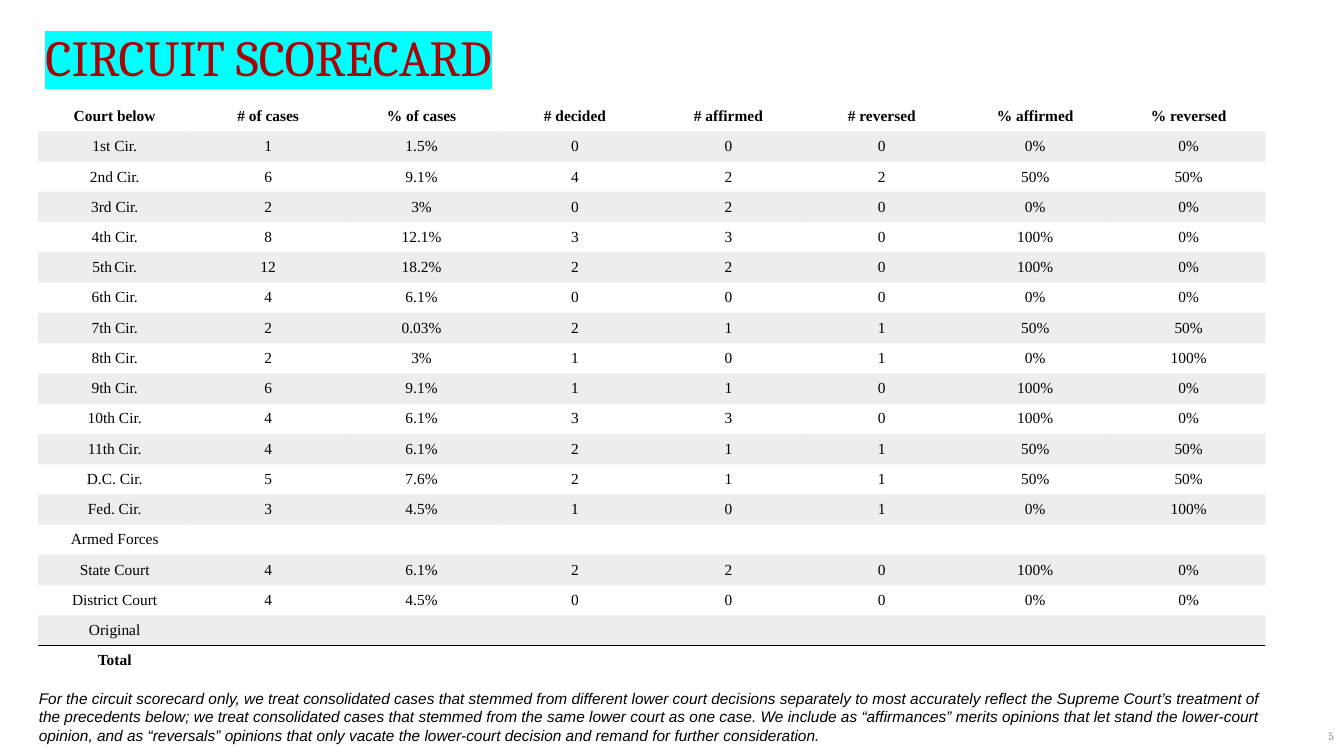
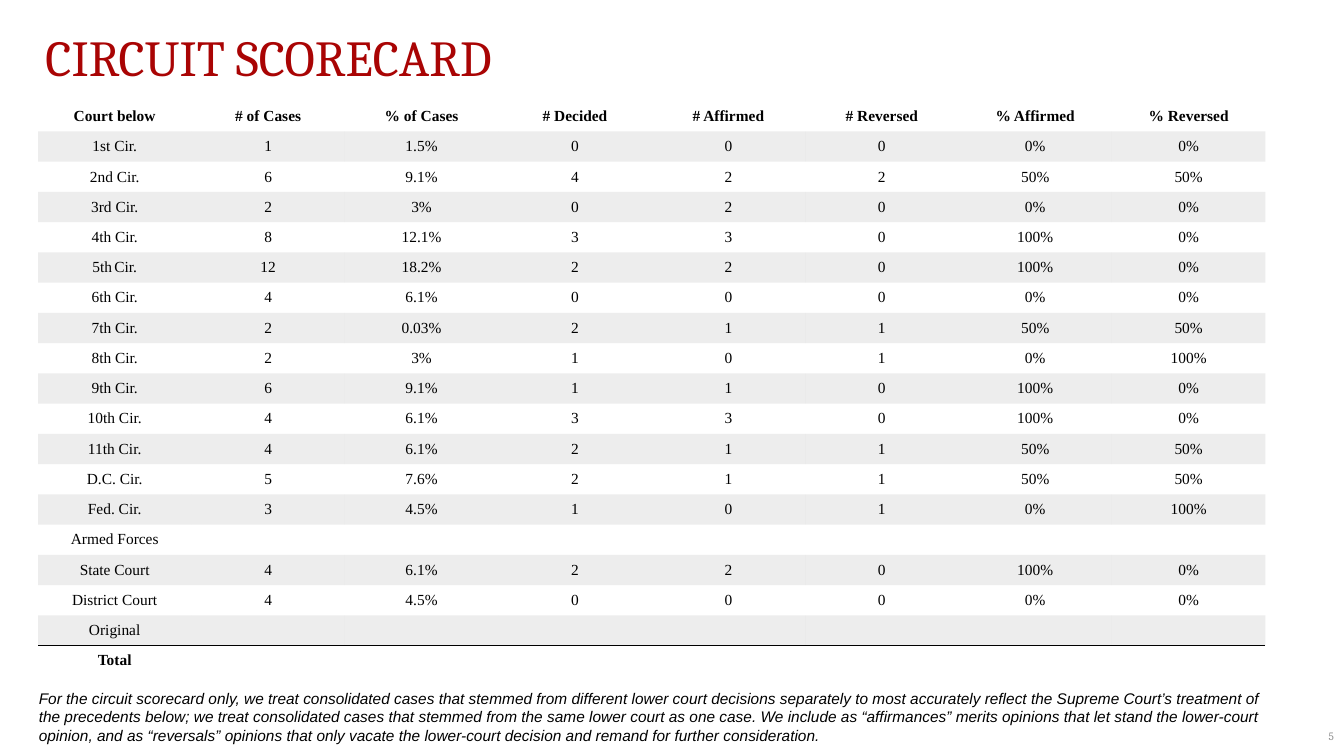
Before and after one commit to JakeTruscott/scotuswatch, a slide deck: slide 5 of Stat Reviews/OT24_StatReview/compilation/SCOTUSBlog/statpack_OT24.pptx. Drawn at 1344x756 pixels with LibreOffice and Linux fonts; fonts in the diff are those of the drawing. Boxes give left, top, right and bottom in pixels: in the first picture for what was removed or moved away, otherwise in the second. Text is boxed around its words. In the diff, an @@ line names an element or a change of style, - is before the commit and + after.

```diff
--- a/Stat Reviews/OT24_StatReview/compilation/SCOTUSBlog/statpack_OT24.pptx
+++ b/Stat Reviews/OT24_StatReview/compilation/SCOTUSBlog/statpack_OT24.pptx
@@ text "CIRCUIT SCORECARD" at box(45, 42, 492, 77): highlight #00FFFF to none @@
@@ table at box(38, 101, 1264, 676) @@
-row 1: Court below | # of cases | % of cases | # decided | # affirmed | # reversed | % affirmed | % reversed
+row 1: Court below | # of Cases | % of Cases | # Decided | # Affirmed | # Reversed | % Affirmed | % Reversed
```
Also in this commit, not shown: 23 other slides changed.
